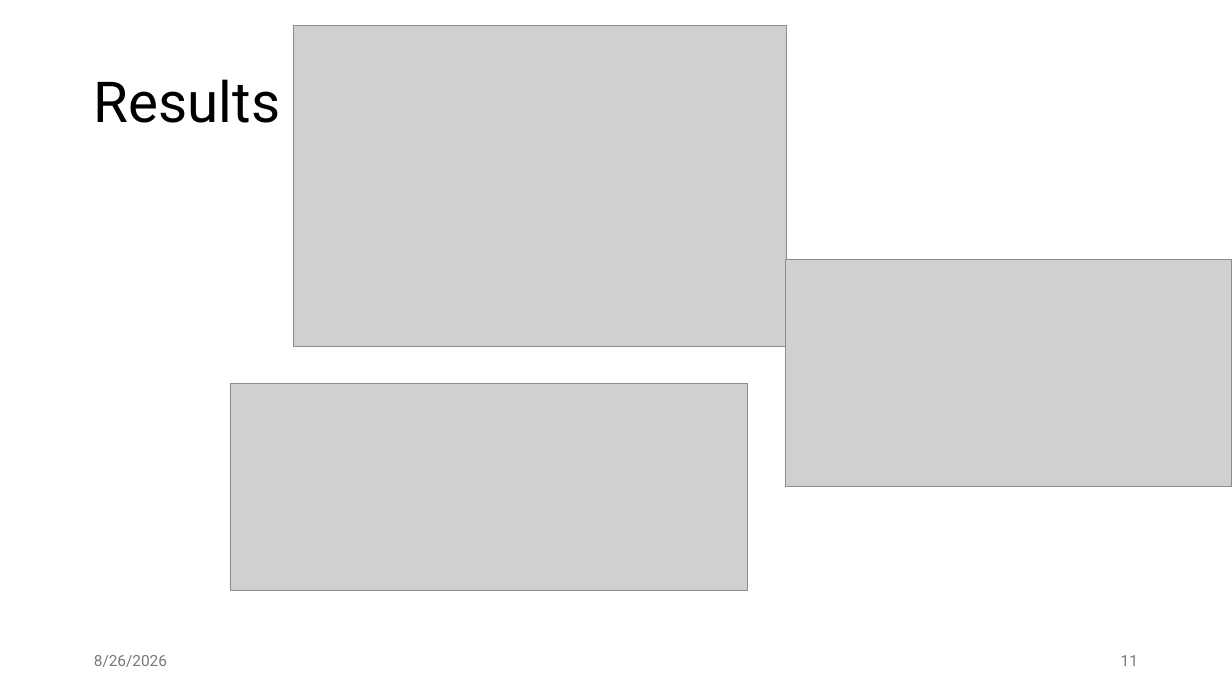
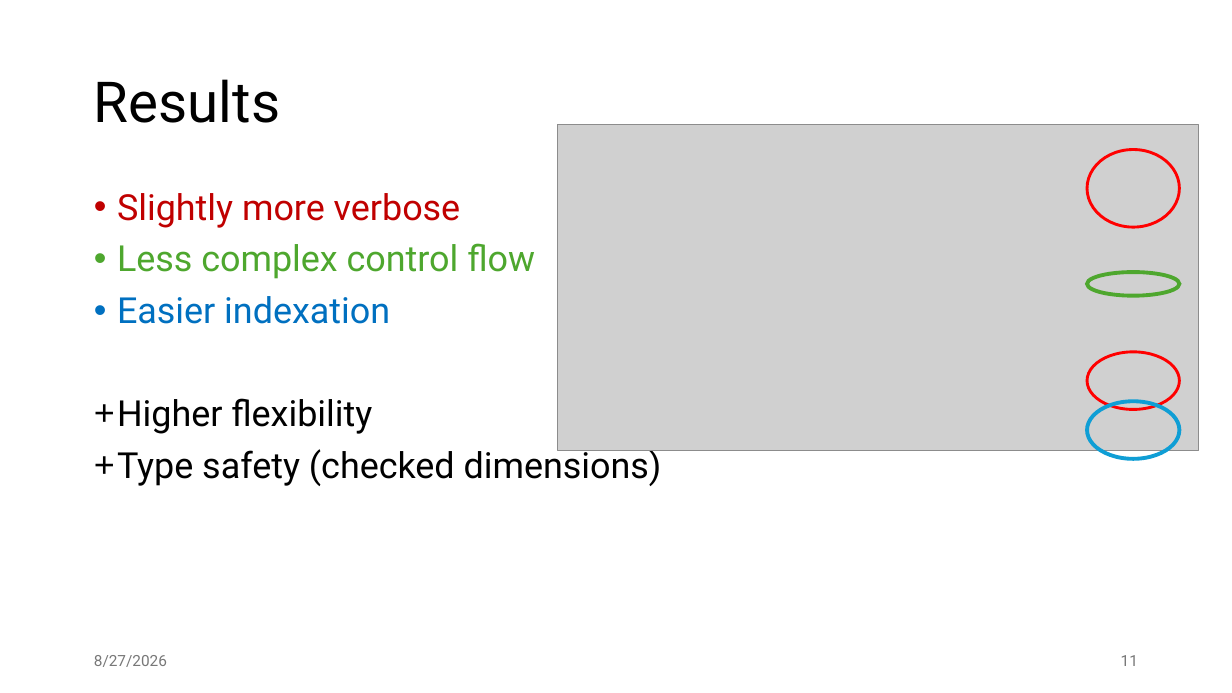
Before and after one commit to jiriklepl/phd-thesis, a slide deck: slide 11 of slides/Optimizing Memory Layouts and Traversal Orders in High-Performance Computing.pptx. Drawn at 1232x693 pixels with LibreOffice and Linux fonts; fonts in the diff are those of the drawing; grey boxes stand for pictures. Boxes give left, top, right and bottom in pixels: in the first picture for what was removed or moved away, otherwise in the second. Text is boxed around its words. In the diff, an @@ line names an element or a change of style, - is before the commit and + after.

```diff
--- a/slides/Optimizing Memory Layouts and Traversal Orders in High-Performance Computing.pptx
+++ b/slides/Optimizing Memory Layouts and Traversal Orders in High-Performance Computing.pptx
@@ picture removed at <box>294,26,787,347</box> @@
@@ picture: place and size @@
-picture at <box>786,260,1231,487</box>
+picture at <box>558,125,1199,451</box>
@@ text added at <box>117,193,662,486</box>, 28 pt, text #000000 @@
+• Slightly more verbose
+• Less complex control flow
+• Easier indexation
++ Higher flexibility
++ Type safety (checked dimensions)
@@ picture removed at <box>230,384,748,591</box> @@
@@ group added at <box>1087,150,1179,458</box>: 4 ellipses @@
@@ text at <box>94,655,167,667</box>: text changed @@
-8/26/2026
+8/27/2026
```
Also in this commit, not shown: 34 other slides changed, 2 slides added, 2 slides removed.
